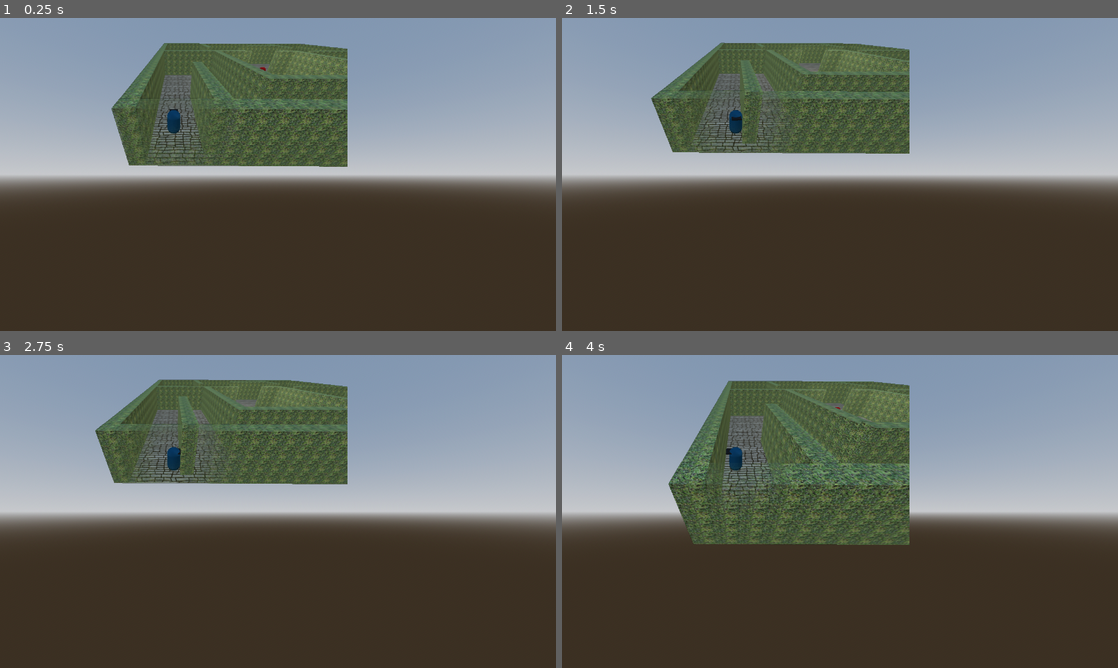
Above: before the commit, frames 1-4 (two rows, left to right).
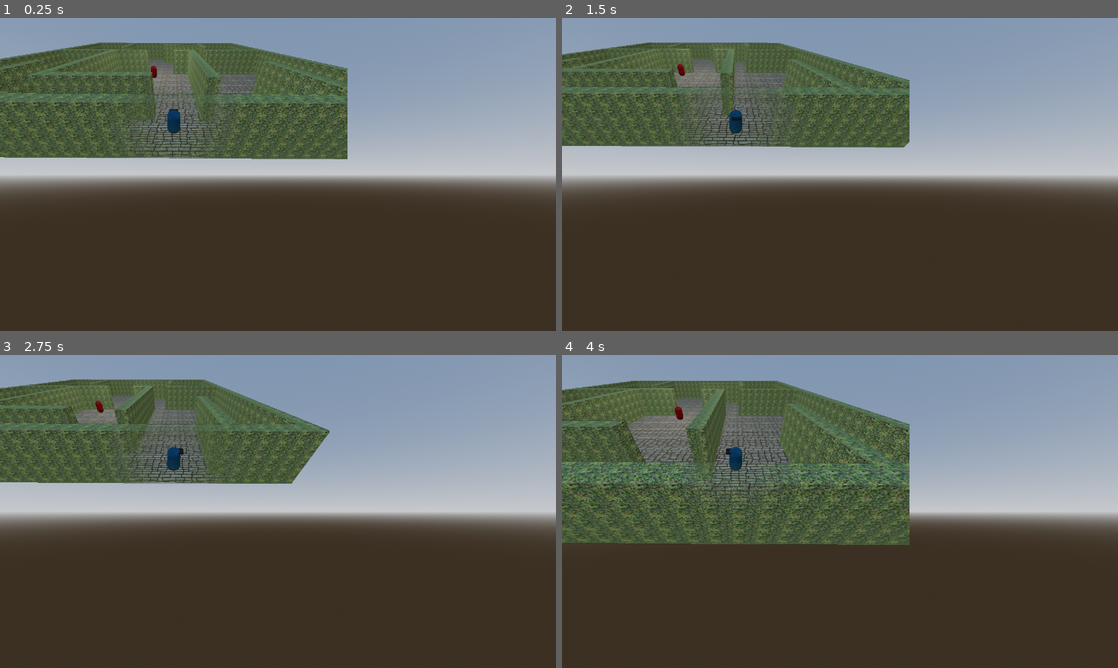
Above: after the commit, the same moments.

Repository: chumofchums/Abberation
Game: Godot game, scene res://world.tscn
Same seed, same stepped clock (60 frames per second), same inputs: the game is played once before the commit and once after it.
Inputs:
- Up to frame 1 (0.25 s): no input
- Up to frame 2 (1.5 s): hold D (right) 0.53-1.28 s; hold S (down) from 1.28 s (still down)
- Up to frame 3 (2.75 s): tap Enter at 2 s; release S (down) at 2.03 s; hold D (right) from 2.03 s (still down)
- Up to frame 4 (4 s): release D (right) at 2.78 s; hold W (up) 2.78-3.53 s; hold A (left) from 3.53 s (still down)

The runs differ from the first frame. In frame 1, 15% of the frame differs, in the area x 0-63%, y 7-48%; in frame 2, 13%; in frame 3, 13%; in frame 4, 21%, in the area x 0-63%, y 8-61%.

Commit message:
fix enemy rotation while patrolling

Diff:
--- a/guard.gd
+++ b/guard.gd
@@ -20,18 +20,18 @@
 	speed = PATROL_SPEED
 
 func _physics_process(delta: float) -> void:
+	var weight := 1.0 - pow(0.5, delta * rotation_speed)
 	if !player_spotted:
 		velocity = patrol_direction.direction * speed
+		visuals.rotation.y = lerp_angle(visuals.rotation.y, atan2(-patrol_direction.direction.x, -patrol_direction.direction.z), weight)
+
 	else:
 		speed = CHASE_SPEED
 		nav.target_position = Globals.Player.global_transform.origin
 		direction = nav.get_next_path_position() - global_position
 		direction = direction.normalized()
-
 		velocity = velocity.lerp(direction * speed, acceleration * delta)
-
-	var weight := 1.0 - pow(0.5, delta * rotation_speed)
-	visuals.rotation.y = lerp_angle(visuals.rotation.y, atan2(-direction.x, -direction.z), weight)
+		visuals.rotation.y = lerp_angle(visuals.rotation.y, atan2(-direction.x, -direction.z), weight)
 	move_and_slide()
 
 func _on_vision_timer_timeout() -> void:
--- a/world.tscn
+++ b/world.tscn
@@ -154,7 +154,7 @@
 transform = Transform3D(1, 0, 0, 0, 1, 0, 0, 0, 1, -5.6596, 0, 9.72467)
 
 [node name="Player" parent="." instance=ExtResource("3_opcvc")]
-transform = Transform3D(0.999987, -0.00290081, 0.00409074, 0.00290949, 0.999994, -0.00211622, -0.00408457, 0.00212809, 0.999989, -14.8037, 0, 13.5627)
+transform = Transform3D(0.999987, -0.00290081, 0.00409074, 0.00290949, 0.999994, -0.00211622, -0.00408457, 0.00212809, 0.999989, 2.91976, 0, 14.1055)
 
 [node name="CameraRig" parent="." instance=ExtResource("4_kucr0")]
 
